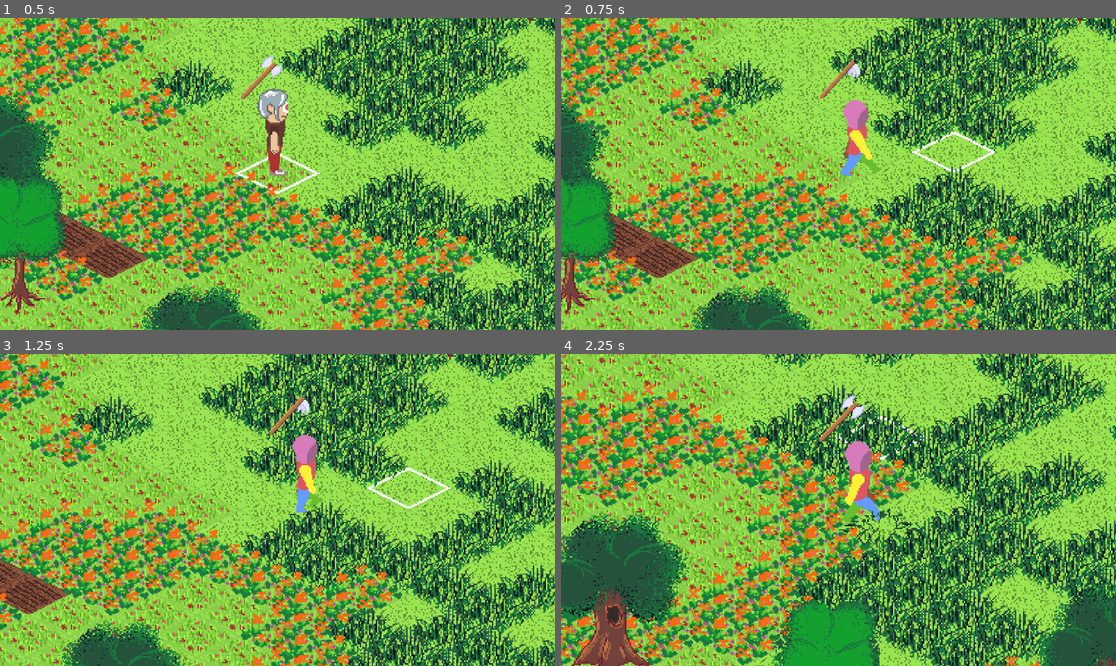
Above: before the commit, frames 1-4 (two rows, left to right).
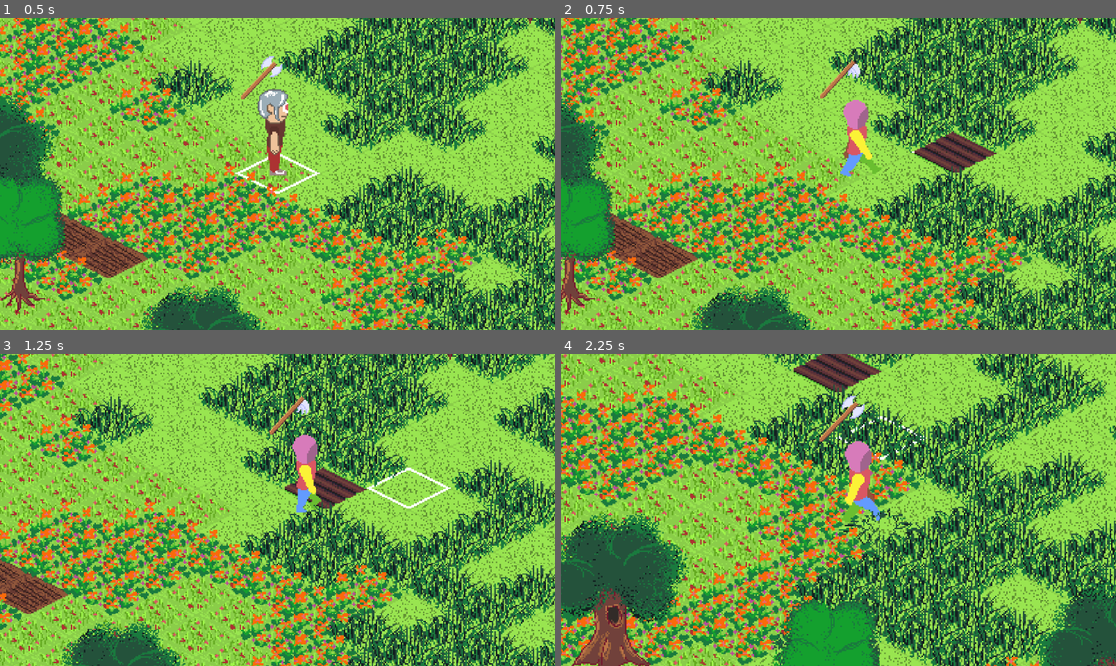
Above: after the commit, the same moments.

Repository: dinushkasam/twilight-memory
Game: Godot game, scene res://scenes/world/world.tscn
Two runs of this game, one before a commit and one after it. Both use one fixed random seed, a clock stepped at 60 frames per second and the inputs below.
Inputs (mouse positions are in pixels of both pictures, inside the frame that each line leads up to):
- Up to frame 1 (0.5 s): no input
- Up to frame 2 (0.75 s): move the mouse to (960, 158) at 0.52 s; hold D (right) from 0.53 s (still down); hold E (cycle_next_tool) from 0.53 s (still down); click (960, 158) at 0.67 s
- Up to frame 3 (1.25 s): keep holding D (right); keep holding E (cycle_next_tool)
- Up to frame 4 (2.25 s): move the mouse to (727, 525) at 1.27 s; release D (right) at 1.28 s; release E (cycle_next_tool) at 1.28 s; hold S (down) 1.28-2.03 s; tap Q (cycle_prev_tool) at 1.35 s; move the mouse to (894, 441) at 2.02 s; hold D (right) from 2.03 s (still down); tap Mouse wheel up (zoom_in) at 2.1 s

Frame 1 is identical in both runs. In frame 2, 1.1% of the frame differs, in the area x 63-79%, y 36-50%; in frame 3, 0.8%; in frame 4, 1.2%, in the area x 41-58%, y 0-13%.

Commit message:
impl: plow integration to interaction manager

Diff:
--- a/scenes/world/world.tscn
+++ b/scenes/world/world.tscn
@@ -14,6 +14,7 @@
 [ext_resource type="Script" uid="uid://dexvvu444lfa1" path="res://scripts/world/world_generator_component.gd" id="6_j2gmx"]
 [ext_resource type="Resource" uid="uid://ddpwgti3mr4a5" path="res://resources/trees/small_tree.tres" id="8_bt7bg"]
 [ext_resource type="Script" uid="uid://d0as7ovf0xmr2" path="res://scripts/world/interaction_manager.gd" id="8_umvgx"]
+[ext_resource type="PackedScene" uid="uid://c3iq4xxgnui6n" path="res://scenes/game_objects/plot.tscn" id="8_wbwoo"]
 [ext_resource type="Resource" uid="uid://daw1jumfhtig5" path="res://resources/trees/big_tree.tres" id="9_wbwoo"]
 [ext_resource type="Resource" uid="uid://chuplpswgfd54" path="res://resources/trees/small_bush.tres" id="10_tytul"]
 [ext_resource type="Resource" uid="uid://dmmvqqgjxusmy" path="res://resources/trees/big_bush.tres" id="11_t634p"]
@@ -91,6 +92,7 @@
 script = ExtResource("4_5qq27")
 tree_scene = ExtResource("2_bq33v")
 grass_scene = ExtResource("3_j2gmx")
+plot_scene = ExtResource("8_wbwoo")
 small_tree_resource = ExtResource("8_bt7bg")
 big_tree_resource = ExtResource("9_wbwoo")
 small_bush_resource = ExtResource("10_tytul")
@@ -114,6 +116,7 @@
 script = ExtResource("16_wbwoo")
 ground_tile_map_layer = NodePath("..")
 game_object_manager = NodePath("../../GameObjectManager")
+interaction_priority = -1
 parent = NodePath("..")
 
 [node name="GroundHighlightTileMapLayer" type="TileMapLayer" parent="." unique_id=564940117]
--- a/scripts/world/ground_interactable_component.gd
+++ b/scripts/world/ground_interactable_component.gd
@@ -5,9 +5,10 @@
 
 var allowed_sources = [2]
 var allowed_atluses = [
-	Vector2(0,0),
-	Vector2(1,0),
-	Vector2(2,0)
+	Vector2i(0,0),
+	Vector2i(1,0),
+	Vector2i(2,0),
+	Vector2i(3,0)
 ]
 
 # Extensible methods
--- a/scripts/world/interaction_manager.gd
+++ b/scripts/world/interaction_manager.gd
@@ -35,9 +35,10 @@
 					best = interactable
 
 	# If no physics interactables, check for ground interactions
-	if best == null:
+	if results.size() == 0 and best == null:
 		interaction_type = ground_interactable_component.can_interact(interact_args)
-		best = ground_interactable_component
+		if interaction_type != InteractableInterface.InteractionType.NONE:
+			best = ground_interactable_component
 
 	if best and interaction_type != InteractableInterface.InteractionType.NONE:
 		var interact_action = InteractableInterface.InteractionAction.new(
Not shown: 1 places in scenes/game_objects/plot.tscn that only renumber resources
